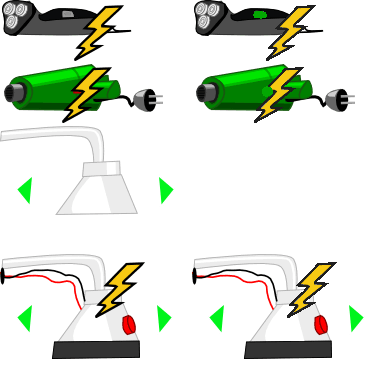
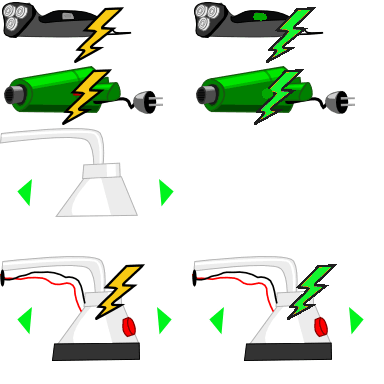
Layer changes from the first 384x384 image to the second:
added layer "Pasted Layer" above "accesorios_e06.png" over 0, 2, 365, 361
painted on "accesorios_e06.png" over 0, 0, 365, 359
